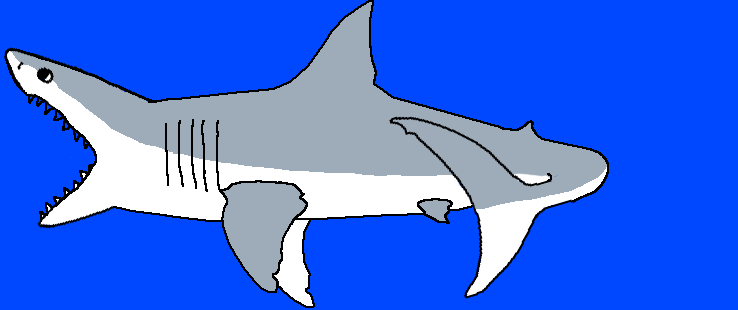
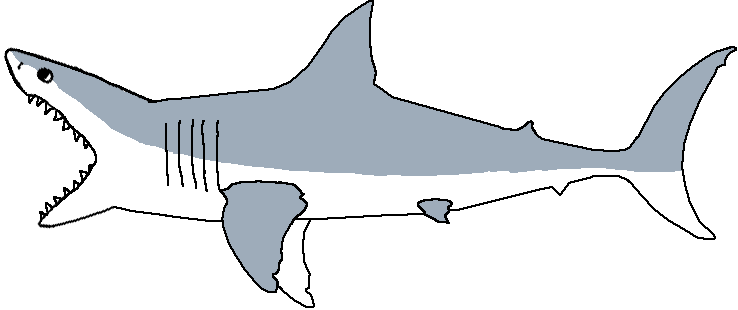
Two versions of the same layered image (738 x 310). Layer-by-layer changes:
showed "GWShark Drawing 1", painted on it, masked it over [3, 0, 737, 308]
added group "Group 1" with 3 layers above "gwshark normal" over [4, 0, 684, 308]
moved "Outline" into group "Group 1" over [4, 0, 609, 308]
moved "GWShark Belly Color" into group "Group 1", painted on it over [5, 50, 684, 308]
moved "GWShark Color" into group "Group 1" over [7, 1, 608, 292]
hid "Rectangle 1" over [0, 0, 738, 310]
